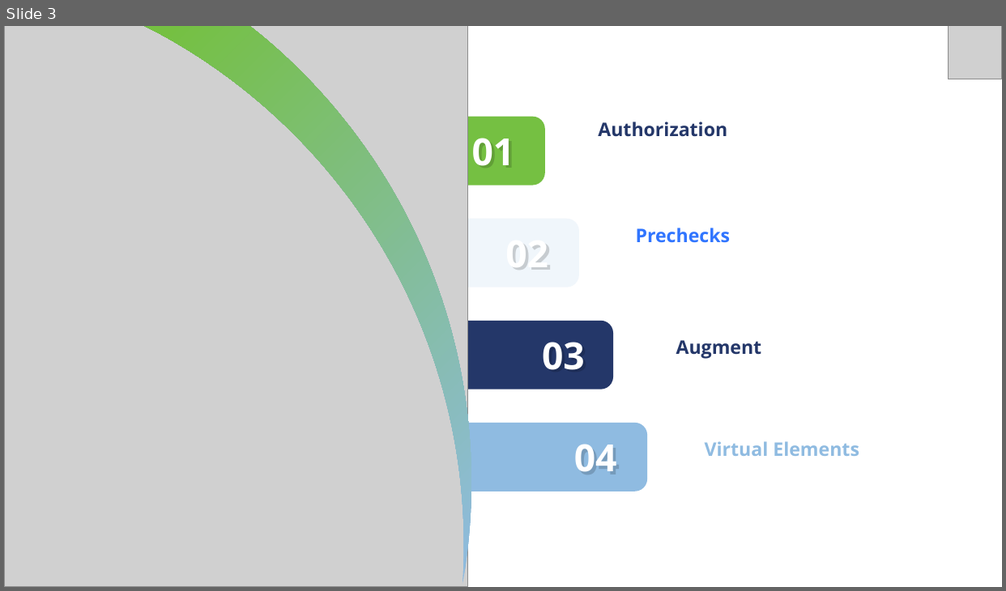
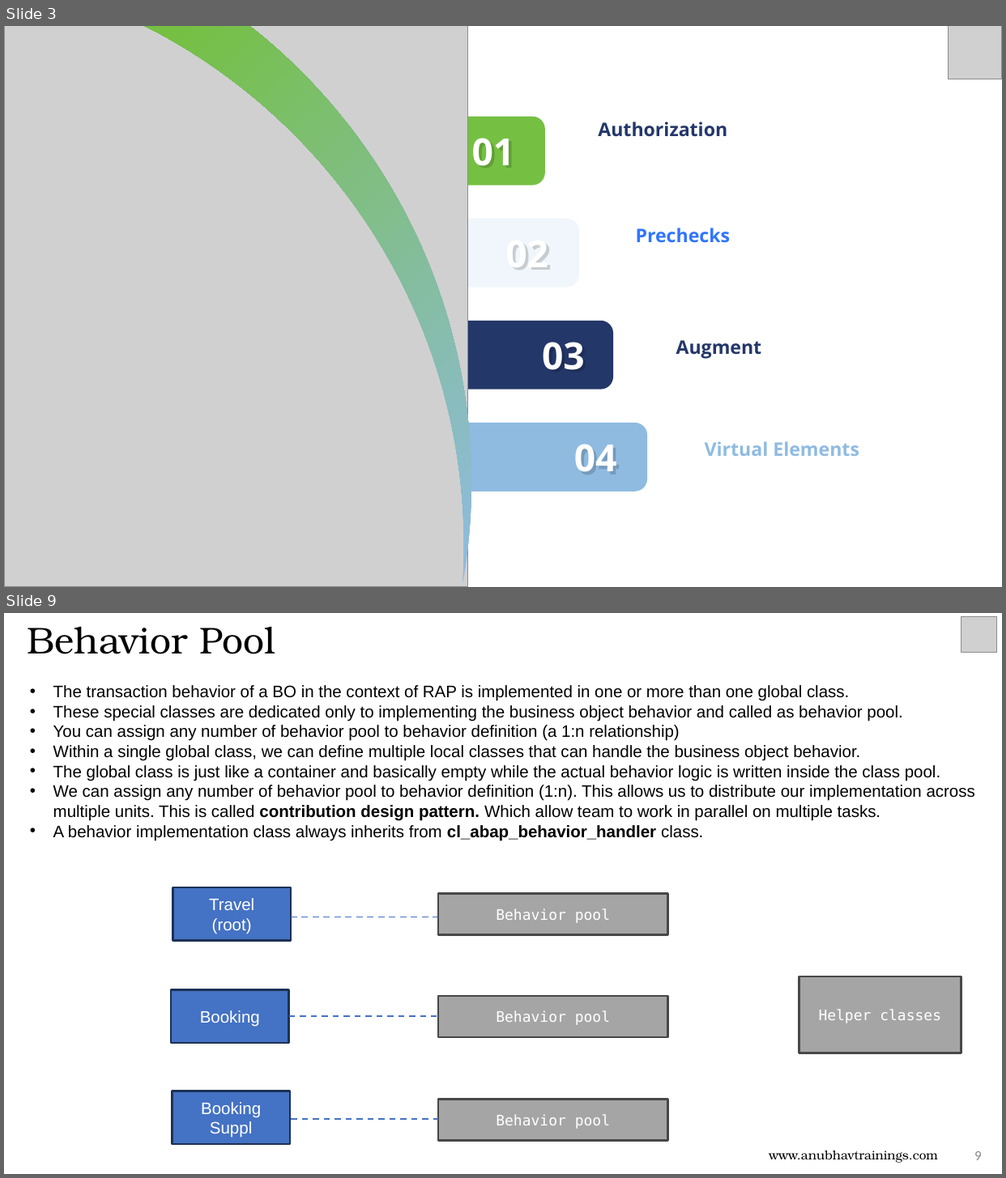
Before and after one commit to soyuztechnologies/CDS_AMDP_RAP_Training_60H, a slide deck: Day 11/DAY-11.pptx. Shown one above the other, each under a label of ours: slide 3 before the commit, slides 3 and 9 after it; the slides between them are not shown. The pictures are 1006x591 and 1006x1178 pixels, drawn with LibreOffice and Linux fonts; fonts in the diff are those of the drawing; grey boxes stand for pictures. Boxes give left, top, right and bottom in pixels: in the first picture for what was removed or moved away, otherwise in the second. Text is boxed around its words. In the diff, an @@ line names an element or a change of style, - is before the commit and + after.

```diff
--- a/Day 11/DAY-11.pptx
+++ b/Day 11/DAY-11.pptx
@@ slide 9 added at bbox=[4, 613, 1002, 1174], background #FFFFFF @@
@@ text added at bbox=[27, 627, 275, 654], 36 pt, text #000000 @@
+Behavior Pool
@@ picture added at bbox=[961, 617, 997, 652] @@
@@ text added at bbox=[53, 685, 975, 841], 16 pt, text #000000 @@
+• The transaction behavior of a BO in the context of RAP is implemented in one or more than one global class.
+• These special classes are dedicated only to implementing the business object behavior and called as behavior pool.
+• You can assign any number of behavior pool to behavior definition (a 1:n relationship)
+• Within a single global class, we can define multiple local classes that can handle the business object behavior.
+• The global class is just like a container and basically empty while the actual behavior logic is written inside the class pool.
+• We can assign any number of behavior pool to behavior definition (1:n). This allows us to distribute our implementation across multiple units. This is called contribution design pattern. Which allow team to work in parallel on multiple tasks.
+• A behavior implementation class always inherits from cl_abap_behavior_handler class.
@@ rectangle added at bbox=[172, 888, 290, 941], fill #4472C4, outline #1E3256 2 pt, 16 pt, text #FFFFFF @@
+Travel
+(root)
@@ rectangle added at bbox=[438, 894, 668, 935], fill #A5A5A5, outline #484848 2 pt, 14 pt, text #FFFFFF @@
+Behavior pool
@@ line added from (291, 917) to (438, 917), #4472C4 1.5 pt dashed @@
@@ rectangle added at bbox=[799, 977, 961, 1053], fill #A5A5A5, outline #484848 2 pt, 14 pt, text #FFFFFF @@
+Helper classes
@@ rectangle added at bbox=[171, 990, 288, 1043], fill #4472C4, outline #1E3256 2 pt, 16 pt, text #FFFFFF @@
+Booking
@@ rectangle added at bbox=[438, 996, 668, 1037], fill #A5A5A5, outline #484848 2 pt, 14 pt, text #FFFFFF @@
+Behavior pool
@@ line added from (289, 1016) to (436, 1016), #4472C4 1.5 pt dashed @@
@@ rectangle added at bbox=[172, 1092, 289, 1144], fill #4472C4, outline #1E3256 2 pt, 16 pt, text #FFFFFF @@
+Booking Suppl
@@ line added from (291, 1120) to (438, 1120), #4472C4 1.5 pt dashed @@
@@ rectangle added at bbox=[438, 1100, 668, 1141], fill #A5A5A5, outline #484848 2 pt, 14 pt, text #FFFFFF @@
+Behavior pool
@@ text added at bbox=[769, 1151, 938, 1163], 12 pt, text #000000 @@
+www.anubhavtrainings.com
@@ page number added at bbox=[974, 1152, 982, 1161], 13.3 pt, text #888888 @@
+9
```
Also in this commit, not shown: 26 other slides added, 17 other files.
